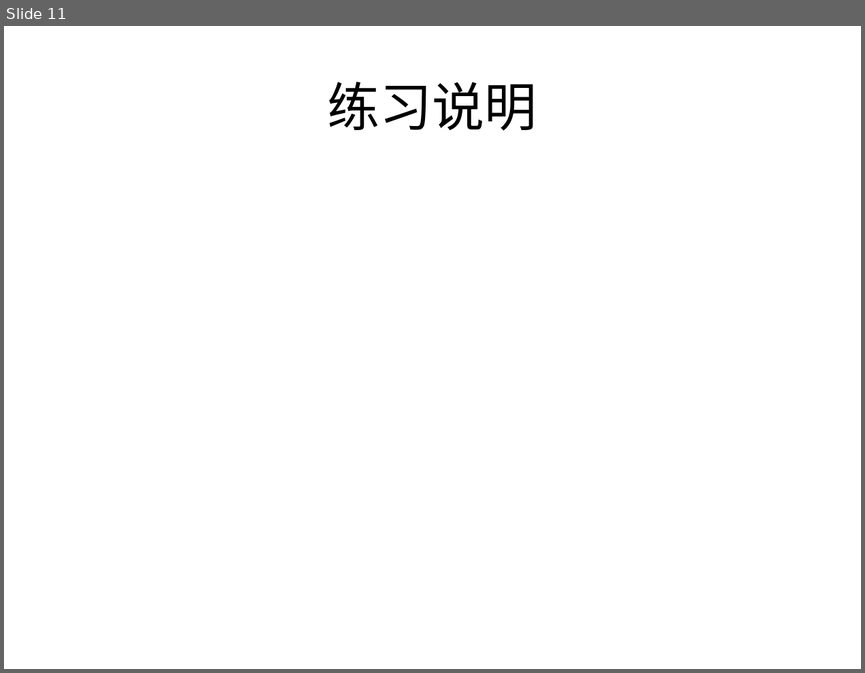
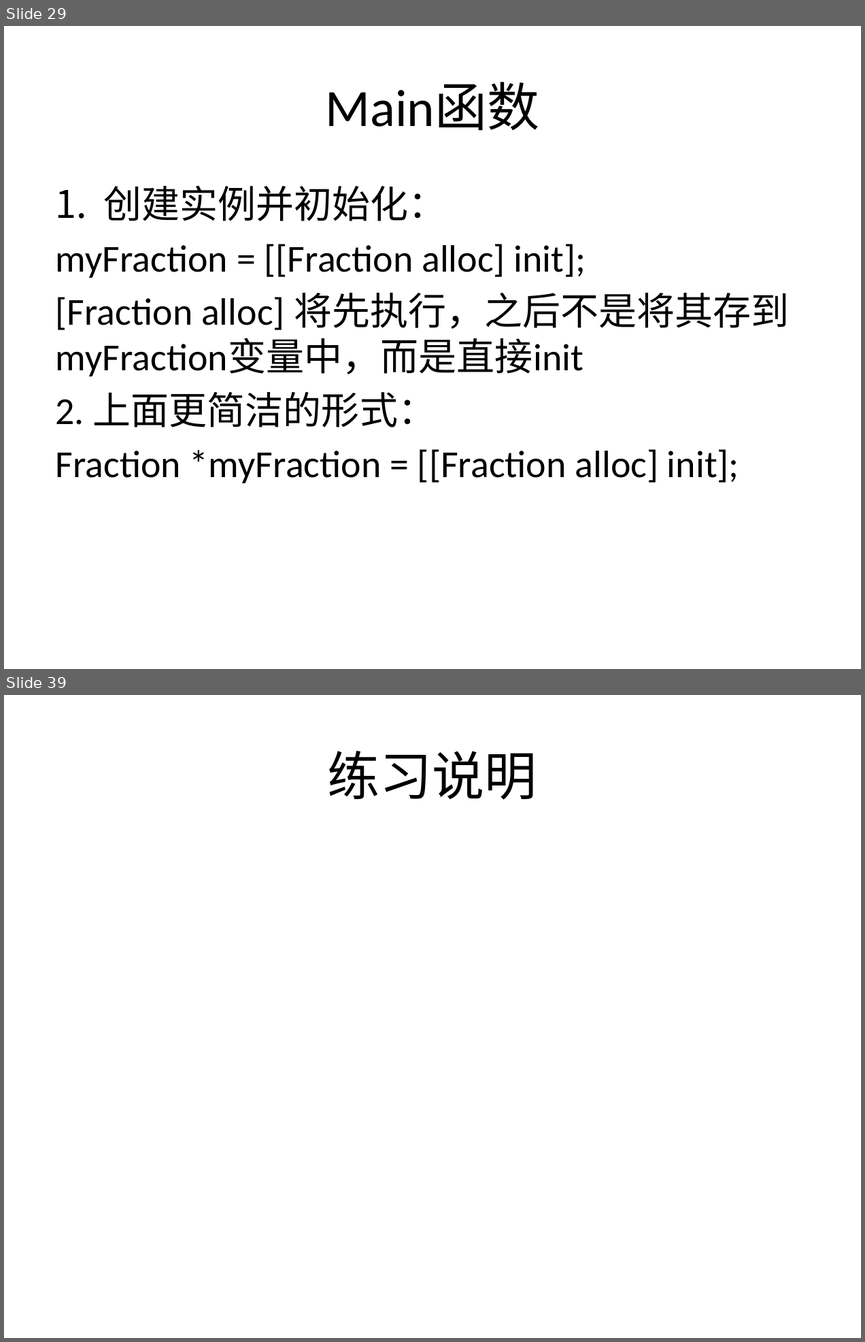
Before and after one commit to Jaykong/Programming_In_OC, a slide deck: CoursePPT/chap3_class_object_method.pptx. Shown one above the other, each under a label of ours: slide 11 before the commit, slides 29 and 39 after it; the slides between them are not shown. The pictures are 865x673 and 865x1342 pixels, drawn with LibreOffice and Linux fonts; fonts in the diff are those of the drawing. Boxes give left, top, right and bottom in pixels: in the first picture for what was removed or moved away, otherwise in the second. Text is boxed around its words. In the diff, an @@ line names an element or a change of style, - is before the commit and + after.

```diff
--- a/CoursePPT/chap3_class_object_method.pptx
+++ b/CoursePPT/chap3_class_object_method.pptx
@@ slide 29 added at [4,26,861,669], background #FFFFFF @@
@@ title added at [325,82,539,130], 44 pt, text #000000 @@
+Main函数
@@ text added at [56,185,789,483], 32 pt, text #000000 @@
+1. 创建实例并初始化：
+myFraction = [[Fraction alloc] init];
+[Fraction alloc] 将先执行，之后不是将其存到myFraction变量中，而是直接init
+2. 上面更简洁的形式：
+Fraction *myFraction = [[Fraction alloc] init];
@@ what was slide 11 is now slide 39 @@
```
Also in this commit, not shown: 7 slides changed, 29 other slides added, 2 slides removed, 1 other file.
